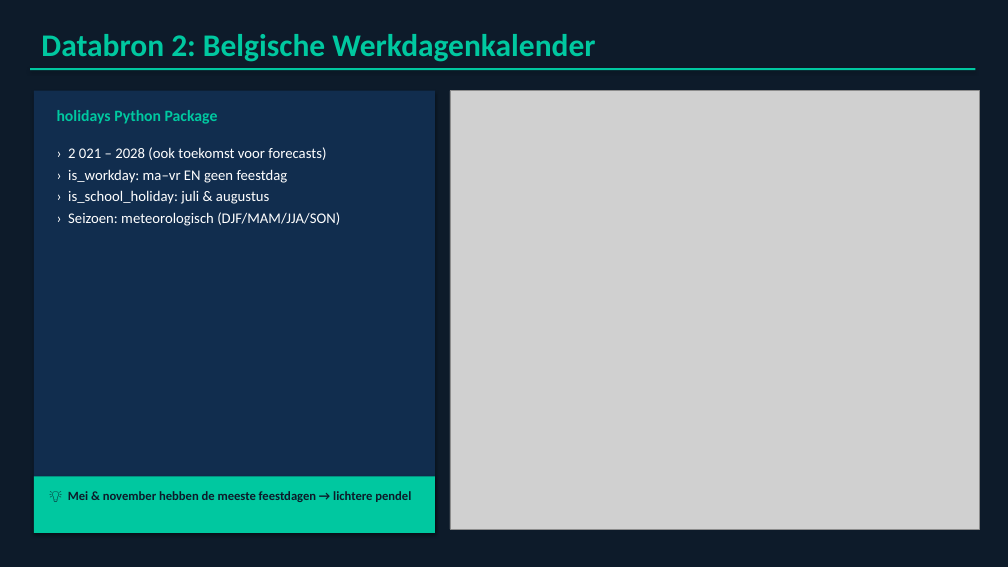
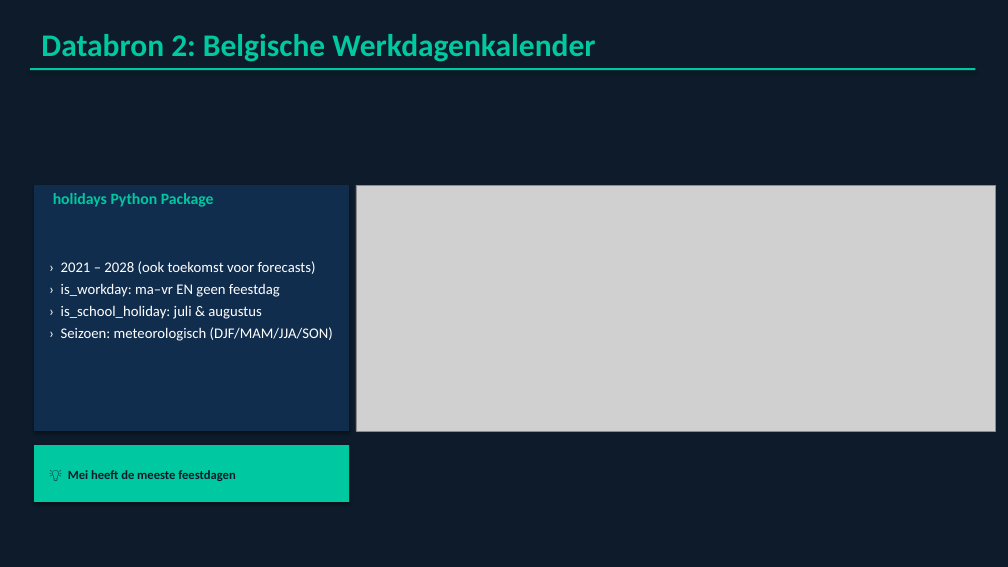
Before and after one commit to MaximeMylle/trafic_forecast_datascience, a slide deck: slide 8 of Gent_Mechelen_Presentatie.pptx (slide 7 before the commit). Drawn at 1008x567 pixels with LibreOffice and Linux fonts; fonts in the diff are those of the drawing; grey boxes stand for pictures. Boxes give left, top, right and bottom in pixels: in the first picture for what was removed or moved away, otherwise in the second. Text is boxed around its words. In the diff, an @@ line names an element or a change of style, - is before the commit and + after.

```diff
--- a/Gent_Mechelen_Presentatie.pptx
+++ b/Gent_Mechelen_Presentatie.pptx
@@ rectangle: place and size @@
-rectangle at (34,91,435,529)
+rectangle at (34,185,349,431)
@@ text "holidays Python Package": place and size @@
-text "holidays Python Package" at (57,110,218,124)
+text "holidays Python Package" at (53,193,214,207)
@@ picture: place and size @@
-picture at (450,91,979,529)
+picture at (356,185,996,431)
@@ text "› 2021 – 2028 (ook ...": place and size @@
-text "› 2021 – 2028 (ook ..." at (68,147,340,226)
+text "› 2021 – 2028 (ook ..." at (61,261,333,341)
@@ text at (61,261,316,274): spaces changed @@
-› 2 021 – 2028 (ook toekomst voor forecasts)
+› 2021 – 2028 (ook toekomst voor forecasts)
@@ rectangle: place and size @@
-rectangle at (34,476,435,533)
+rectangle at (34,445,349,502)
@@ text at (68,470,235,481): text changed @@
-💡 Mei & november hebben de meeste feestdagen → lichtere pendel
+💡 Mei heeft de meeste feestdagen
```
Also in this commit, not shown: 10 other slides changed, 3 slides added, 5 slides removed.
